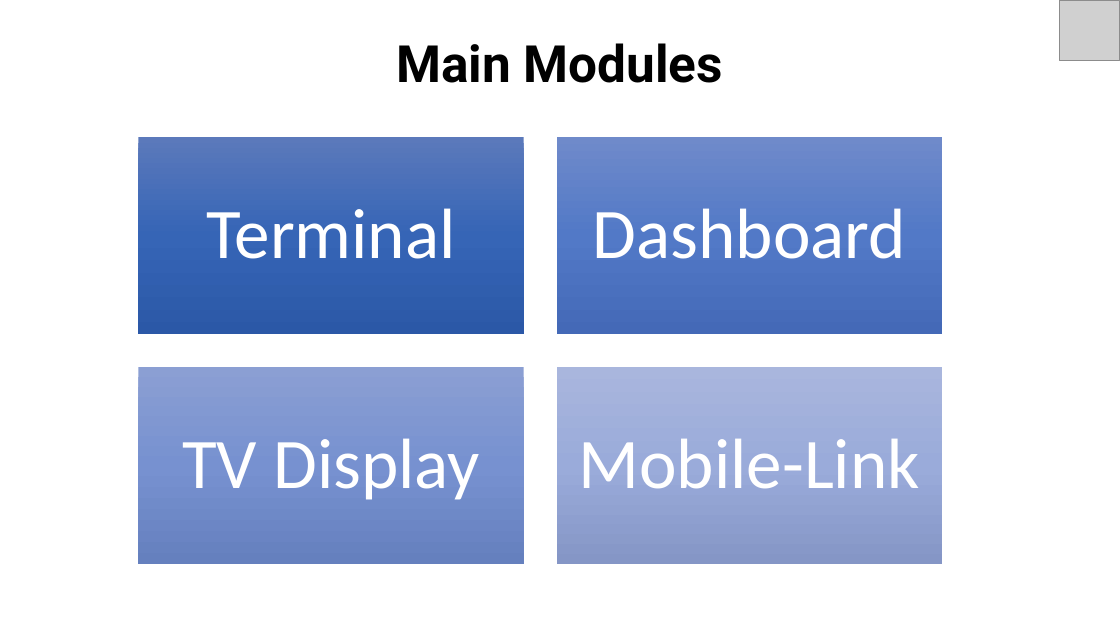
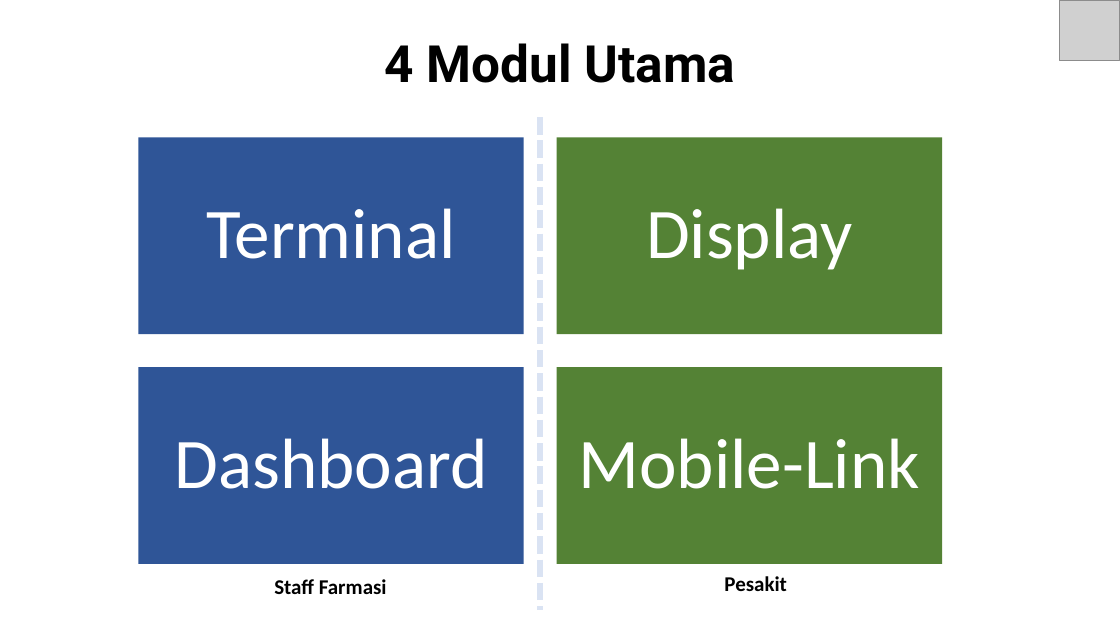
Before and after one commit to pfredz-hsgt/qms-opd, a slide deck: slide 9 of docs/qms-slide/QMS_Slide.pptx (slide 6 before the commit). Drawn at 1120x630 pixels with LibreOffice and Linux fonts; fonts in the diff are those of the drawing; grey boxes stand for pictures. Boxes give left, top, right and bottom in pixels: in the first picture for what was removed or moved away, otherwise in the second. Text is boxed around its words. In the diff, an @@ line names an element or a change of style, - is before the commit and + after.

```diff
--- a/docs/qms-slide/QMS_Slide.pptx
+++ b/docs/qms-slide/QMS_Slide.pptx
@@ text at [384,43,735,83]: text changed @@
-Main Modules
+4 Modul Utama
@@ line added from (540, 118) to (540, 610), #DAE3F3 5 pt dashed @@
@@ rectangle at [139,138,524,334]: fill gradient #5C7ABD to #3866B8 to #2D59A8 to #2F5597 @@
@@ rectangle at [557,138,943,334]: fill gradient #708BCA to #557BC8 to #466BB8 to #548235 @@
@@ text at [646,208,852,270]: text changed @@
-TV Display
+Display
@@ text "Dashboard": place and size @@
-text "Dashboard" at [593,208,906,259]
+text "Dashboard" at [174,438,487,489]
@@ rectangle at [139,367,524,564]: fill gradient #8DA1D3 to #7993D1 to #6781BE to #2F5597 @@
@@ rectangle at [557,367,943,564]: fill gradient #ABB8DD to #9CADDB to #8798C6 to #548235 @@
@@ text added at [274,579,387,594], 18 pt, text #000000, bold @@
+Staff Farmasi
@@ text added at [724,576,787,591], 18 pt, text #000000, bold @@
+Pesakit
```
Also in this commit, not shown: 7 other slides changed, 5 slides added, 1 slide removed, 4 other files.
